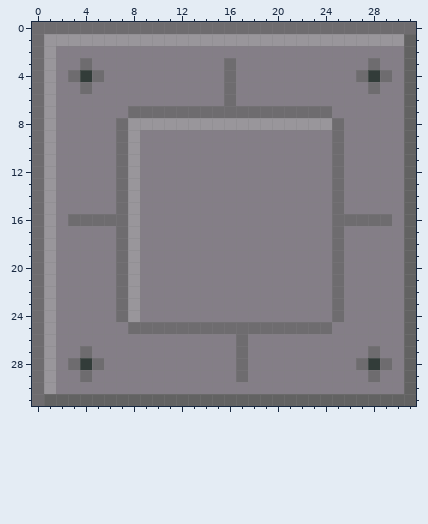
One commit to this pixel-art sprite: data/tiles/panel.png. The picture above is the old version.
The file is 32x32 pixels. Colours within 5 levels of each other are drawn and written as one.
And afterwards:
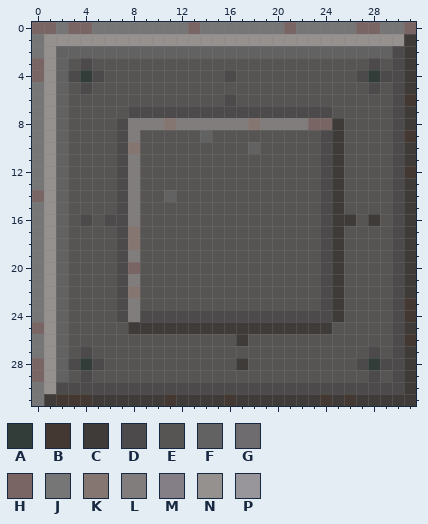
Palette (. is transparent): A #323c39  B #443932  C #3e3b39  D #4c4a4a  E #575554  F #626262  G #6e6c6f  H #7a6565  J #777676  K #857672  L #807d7c  M #847e87  N #95918f  P #99969b
The edit:
@@ x 0..31 @@
- 0 GGGGGGGGGGGGGGGGGGGGGGGGGGGGGGGG
- 1 GPPPPPPPPPPPPPPPPPPPPPPPPPPPPPPF
- 2 GPMMMMMMMMMMMMMMMMMMMMMMMMMMMMMF
- 3 GPMMGMMMMMMMMMMMGMMMMMMMMMMMGMMF
- 4 GPMGAGMMMMMMMMMMGMMMMMMMMMMGAGMF
- 5 GPMMGMMMMMMMMMMMGMMMMMMMMMMMGMMF
- 6 GPMMMMMMMMMMMMMMGMMMMMMMMMMMMMMF
- 7 GPMMMMMMGGGGGGGGGGGGGGGGGMMMMMMF
- 8 GPMMMMMGPPPPPPPPPPPPPPPPPGMMMMMF
- 9 GPMMMMMGPMMMMMMMMMMMMMMMMGMMMMMF
-10 GPMMMMMGPMMMMMMMMMMMMMMMMGMMMMMF
-11 GPMMMMMGPMMMMMMMMMMMMMMMMGMMMMMF
-12 GPMMMMMGPMMMMMMMMMMMMMMMMGMMMMMF
-13 GPMMMMMGPMMMMMMMMMMMMMMMMGMMMMMF
-14 GPMMMMMGPMMMMMMMMMMMMMMMMGMMMMMF
-15 GPMMMMMGPMMMMMMMMMMMMMMMMGMMMMMF
-16 GPMGGGGGPMMMMMMMMMMMMMMMMGGGGGMF
-17 GPMMMMMGPMMMMMMMMMMMMMMMMGMMMMMF
-18 GPMMMMMGPMMMMMMMMMMMMMMMMGMMMMMF
-19 GPMMMMMGPMMMMMMMMMMMMMMMMGMMMMMF
-20 GPMMMMMGPMMMMMMMMMMMMMMMMGMMMMMF
-21 GPMMMMMGPMMMMMMMMMMMMMMMMGMMMMMF
-22 GPMMMMMGPMMMMMMMMMMMMMMMMGMMMMMF
-23 GPMMMMMGPMMMMMMMMMMMMMMMMGMMMMMF
-24 GPMMMMMGPMMMMMMMMMMMMMMMMGMMMMMF
-25 GPMMMMMMGGGGGGGGGGGGGGGGGMMMMMMF
-26 GPMMMMMMMMMMMMMMMGMMMMMMMMMMMMMF
-27 GPMMGMMMMMMMMMMMMGMMMMMMMMMMGMMF
-28 GPMGAGMMMMMMMMMMMGMMMMMMMMMGAGMF
-29 GPMMGMMMMMMMMMMMMGMMMMMMMMMMGMMF
-30 GPMMMMMMMMMMMMMMMMMMMMMMMMMMMMMF
-31 GFFFFFFFFFFFFFFFFFFFFFFFFFFFFFFF
+ 0 HHJHHJJJJJJJJHJJJJJJJHJJJJJHHJJH
+ 1 JNNNNNNNNNNNNNNNNNNNNNNNNNNNNNNC
+ 2 JNFFFFFFFFFFFFFFFFFFFFFFFFFFFFDC
+ 3 HNFEDEEEEEEEEEEEEEEEEEEEEEEEDEDC
+ 4 HNFDADEEEEEEEEEEDEEEEEEEEEEDADDC
+ 5 JNFEDEEEEEEEEEEEEEEEEEEEEEEEDEDC
+ 6 JNFEEEEEEEEEEEEEDEEEEEEEEEEEEEDB
+ 7 JNFEEEEEDDDDDDDDDDDDDDDDDEEEEEDC
+ 8 JNFEEEEDLLLKLLLLLLKLLLLHHCEEEEDC
+ 9 JNFEEEEDLEEEEEFEEEEEEEEEDCEEEEDB
+10 JNFEEEEDKEEEEEEEEEFEEEEEDCEEEEDC
+11 JNFEEEEDLEEEEEEEEEEEEEEEDCEEEEDC
+12 JNFEEEEDLEEEEEEEEEEEEEEEDCEEEEDB
+13 JNFEEEEDLEEEEEEEEEEEEEEEDCEEEEDC
+14 HNFEEEEDLEEFEEEEEEEEEEEEDCEEEEDC
+15 JNFEEEEDLEEEEEEEEEEEEEEEDCEEEEDC
+16 JNFEDEDDLEEEEEEEEEEEEEEEDCCECEDC
+17 JNFEEEEDKEEEEEEEEEEEEEEEDCEEEEDC
+18 JNFEEEEDKEEEEEEEEEEEEEEEDCEEEEDC
+19 JNFEEEEDLEEEEEEEEEEEEEEEDCEEEEDC
+20 JNFEEEEDHEEEEEEEEEEEEEEEDCEEEEDC
+21 JNFEEEEDLEEEEEEEEEEEEEEEDCEEEEDC
+22 JNFEEEEDKEEEEEEEEEEEEEEEDCEEEEDC
+23 JNFEEEEDLEEEEEEEEEEEEEEEDCEEEEDB
+24 JNFEEEEDLDDDDDDDDDDDDDDDDCEEEEDB
+25 HNFEEEEECCCCCCCCCCCCCCCCCEEEEEDC
+26 JNFEEEEEEEEEEEEEECEEEEEEEEEEEEDB
+27 JNFEDEEEEEEEEEEEEEEEEEEEEEEEDEDC
+28 HNFDADEEEEEEEEEEECEEEEEEEEEDADDC
+29 HNFEDEEEEEEEEEEEEEEEEEEEEEEEDEDC
+30 JNDDDDDDDDDDDDDDDDDDDDDDDDDDDDDC
+31 JCBBBCCCCCCBCCCCBCCCCCCCBCBCCCCC
